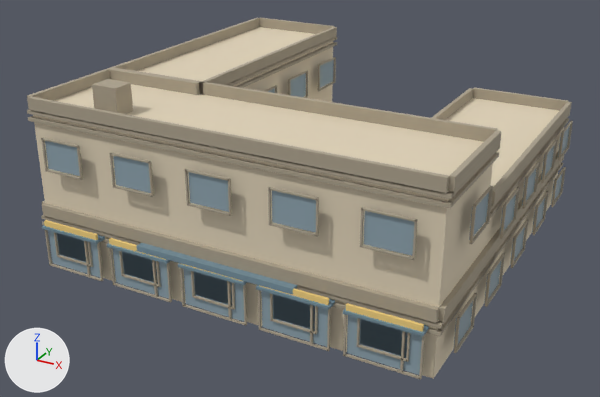
The glTF model public/buildings/commercial_3x3_court.glb: old version first, new version second.
Rendered twice from a 50 mm camera at (32.0, -29.5, 22.0) aimed at (10.6, 9.5, 2.5). Lighting does not change. The marker at lower left points along +X, +Y and +Z. The first picture is the older version. Vertices at exactly the same position are counted once.

Names of what the first picture shows: 'commercial_3x3_court_0'.
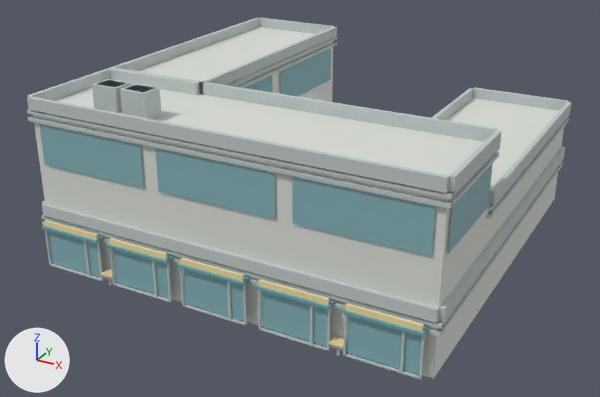
Patch to the scene script:
```diff
--- a/public/buildings/commercial_3x3_court.glb.py
+++ b/public/buildings/commercial_3x3_court.glb.py
@@ mat_commercial_3x3_court_wall @@
 mat_commercial_3x3_court_wall = principled_material('commercial_3x3_court_wall')
-mat_commercial_3x3_court_wall.base_color = (0.76, 0.66, 0.49)  # beige #e2d4ba
+mat_commercial_3x3_court_wall.base_color = (0.7, 0.73, 0.68)  # light grey #daded7
 mat_commercial_3x3_court_wall.roughness = 0.85
@@ mat_commercial_3x3_court_trim @@
 mat_commercial_3x3_court_trim = principled_material('commercial_3x3_court_trim')
-mat_commercial_3x3_court_trim.base_color = (0.418, 0.363, 0.27)  # beige #ada28e
+mat_commercial_3x3_court_trim.base_color = (0.53, 0.59, 0.58)  # light grey #c0cac8
 mat_commercial_3x3_court_trim.roughness = 0.85
@@ mat_commercial_3x3_court_sign @@
 mat_commercial_3x3_court_sign = principled_material('commercial_3x3_court_sign')
-mat_commercial_3x3_court_sign.base_color = (0.92, 0.66, 0.22)  # yellow #f6d481
+mat_commercial_3x3_court_sign.base_color = (0.87, 0.72, 0.38)  # beige #f0dda6
 mat_commercial_3x3_court_sign.roughness = 0.85
@@ mat_commercial_3x3_court_awning @@
 mat_commercial_3x3_court_awning = principled_material('commercial_3x3_court_awning')
-mat_commercial_3x3_court_awning.base_color = (0.18, 0.28, 0.34)  # greyish blue #76909e
+mat_commercial_3x3_court_awning.base_color = (0.16, 0.4, 0.43)  # cyan #6faaaf
 mat_commercial_3x3_court_awning.roughness = 0.85
@@ me_commercial_3x3_court_0 @@
 # used by ob_commercial_3x3_court_0; location = (0.0, 0.0, 0.0)
-me_commercial_3x3_court_0.from_pydata(...)  # 2766 vertices, 4248 faces; spans x -0.6..23.1, y -0.8..23.1, z 0.0..10.5
+me_commercial_3x3_court_0.from_pydata(...)  # 812 vertices, 1256 faces; spans x -0.2..22.8, y -0.8..22.8, z 0.0..10.5
+# me_commercial_3x3_court_0 part 1: a new loose piece, a box spanning x 0.0..22.5, y -0.1..0.0, z 8.25..8.38, in mat_commercial_3x3_court_trim (light grey #c0cac8)
+# me_commercial_3x3_court_0 part 2: a new loose piece, a box spanning x 5.2..6.7, y 0.9..2.1, z 9.0..10.5, in mat_commercial_3x3_court_trim (light grey #c0cac8)
+# me_commercial_3x3_court_0 part 3: a new loose piece, a box spanning x 4.15..4.85, y -0.68..-0.1, z 0.65..0.76, in mat_commercial_3x3_court_sign (beige #f0dda6)
+# me_commercial_3x3_court_0 part 4: a new loose piece, a box spanning x 17.65..18.35, y -0.68..-0.1, z 0.65..0.76, in mat_commercial_3x3_court_sign (beige #f0dda6)
+# me_commercial_3x3_court_0 part 5: 261 loose pieces with 2088 vertices, spanning x -0.6..23.1, y -0.6..23.1, z 0.9..7.7, are deleted
+# me_commercial_3x3_court_0 part 6
+# 50 vertices are added at x -0.1..22.6, y -0.1..22.6, z 6.0..10.5
+# 28 new vertices lie (0.0, 0.0, 2.2) away from vertices in x -0.1..22.6, y -0.1..22.6, z 6.0
+# 24 new faces join them, mat_commercial_3x3_court_trim (light grey #c0cac8)
+# 32 new faces join them, mat_commercial_3x3_court_glass (cyan #86b3ba)
+# other edits to the shape of me_commercial_3x3_court_0 do not show in these pictures
 me_commercial_3x3_court_0.materials.append(mat_commercial_3x3_court_wall)
```

Location of each change, (x1, y1, x2, y2) in pixels of the pictures (600 x 397 px):
'commercial_3x3_court_0', recoloured, reshaped (beige to light grey)
    before: (27, 18, 573, 379)
    after: (27, 18, 572, 379)
part 1 of me_commercial_3x3_court_0, added
    after: (33, 122, 446, 209)
part 2 of me_commercial_3x3_court_0, added
    after: (120, 84, 162, 120)
part 3 of me_commercial_3x3_court_0, added
    after: (101, 269, 115, 278)
part 4 of me_commercial_3x3_court_0, added
    after: (329, 336, 347, 348)
part 5 of me_commercial_3x3_court_0, deleted
    before: (41, 57, 573, 362)
part 6 of me_commercial_3x3_court_0, added
    after: (39, 49, 493, 256)
